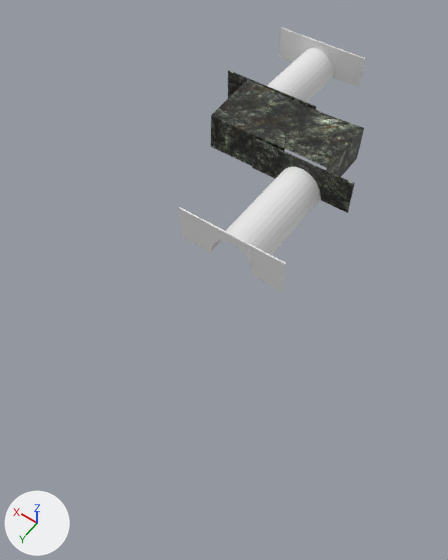
An edit to the Blender file project/blender objects/cave.blend, drawn before and after from the same camera.
Both versions are drawn from a 50 mm lens placed at (-91.6, 166.7, 136.4), pointed at (-26.9, 76.1, -6.0). Every picture has the same lights, and +X, +Y and +Z are marked at lower left.

The older version as bpy lines, for what is in view:
```python
me_cube = bpy.data.meshes.new('Cube')
me_cube.from_pydata(...)  # 72 vertices, 70 faces; spans x -17.5..17.5, y -0.4..0.4, z -6.0..5.9
me_cube.materials.append(mat_material_001)  # its picture is missing
me_cube_004 = bpy.data.meshes.new('Cube.004')
me_cube_004.from_pydata(...)  # 28 vertices, 21 faces; spans x -1.63..2.24, y -1.18..0.93, z -0.11..0.68
me_cube_004.materials.append(mat_cave_inside_png)  # picture img_cave_inside_png
me_cube_006 = bpy.data.meshes.new('Cube.006')
me_cube_006.from_pydata(...)  # 72 vertices, 70 faces; spans x -17.5..17.5, y -0.4..0.4, z -6.0..5.9
me_cube_006.materials.append(mat_cave_inside_png)  # picture img_cave_inside_png
me_cylinder_002 = bpy.data.meshes.new('Cylinder.002')
me_cylinder_002.from_pydata(...)  # 48 vertices, 30 faces; spans x -7.6..7.6, y -19.4..19.6, z 0.6..9.7
me_cylinder_002.materials.append(mat_material)  # white #e7e7e7
ob_cube = bpy.data.objects.new('Cube', me_cube)
ob_cube.location = (-0.2, -22.3, 5.7)
ob_cube_002 = bpy.data.objects.new('Cube.002', me_cube_004)
ob_cube_002.location = (-16.9, 25.7, 1.3)
ob_cube_002.scale = (11.5, 11.5, 15.7)
ob_cube_004 = bpy.data.objects.new('Cube.004', me_cube_006)
ob_cube_004.location = (-27.6, 36.7, 5.8)
ob_cube_004.rotation_euler = (0.0, 0.0, 3.142)  # degrees (0, 0, 180)
ob_cylinder = bpy.data.objects.new('Cylinder', me_cylinder_002)
ob_cylinder.location = (0.5, -3.2, -0.9)
# also in view: 'Cylinder.001' at (-27.8, 54.0, 4.1); 'Cube.001' at (-27.1, 73.5, 5.5)
```
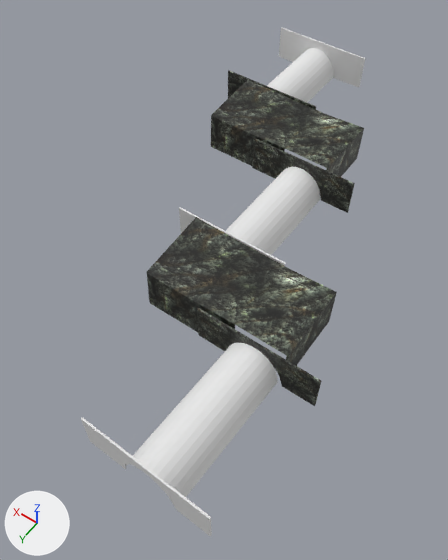
What differs and where, as boxes [x1, y1, x2, y2] in the pictures (448 x 560 px):
```json
{"object": "Cube.008", "change": "added", "after": [147, 217, 337, 366]}
{"object": "Cylinder.002", "change": "added", "after": [126, 343, 278, 497]}
{"object": "Cube.006", "change": "added", "after": [197, 308, 321, 406], "on screen": "black"}
{"object": "Cube.005", "change": "added", "after": [81, 417, 212, 536]}
{"object": "Cube.001", "change": "unchanged, covered by the edit", "before": [179, 207, 285, 291], "after": [179, 207, 285, 266]}
```

Scene script edits in JSON lines:
```json
{"op": "add", "block": "me_cube_003", "code": ["me_cube_003 = bpy.data.meshes.new('Cube.003')", "me_cube_003.from_pydata(...)  # 72 vertices, 70 faces; spans x -17.5..17.5, y -0.4..0.4, z -6.0..5.9", "me_cube_003.materials.append(mat_cave_inside_png)  # picture img_cave_inside_png"]}
{"op": "add", "block": "ob_cube_005", "code": ["ob_cube_005 = bpy.data.objects.new('Cube.005', me_cube.copy())  # the mesh of ob_cube", "ob_cube_005.location = (-49.8, 136.9, 6.9)", "ob_cube_005.rotation_euler = (0.0, 0.0, 3.117)  # degrees (0, 0, 179)"]}
{"op": "add", "block": "ob_cylinder_002", "code": ["ob_cylinder_002 = bpy.data.objects.new('Cylinder.002', me_cylinder_002.copy())  # the mesh of ob_cylinder", "ob_cylinder_002.location = (-51.1, 117.9, 0.3)", "ob_cylinder_002.rotation_euler = (0.0, 0.0, 3.117)  # degrees (0, 0, 179)"]}
{"op": "add", "block": "ob_cube_006", "code": ["ob_cube_006 = bpy.data.objects.new('Cube.006', me_cube_003)", "ob_cube_006.location = (-52.2, 98.3, 5.8)", "ob_cube_006.rotation_euler = (0.0, 0.0, 3.142)  # degrees (0, 0, 180)"]}
{"op": "add", "block": "ob_cube_008", "code": ["ob_cube_008 = bpy.data.objects.new('Cube.008', me_cube_004.copy())  # the mesh of ob_cube_002", "ob_cube_008.location = (-41.5, 87.3, 1.2)", "ob_cube_008.scale = (11.5, 11.5, 15.7)"]}
```
